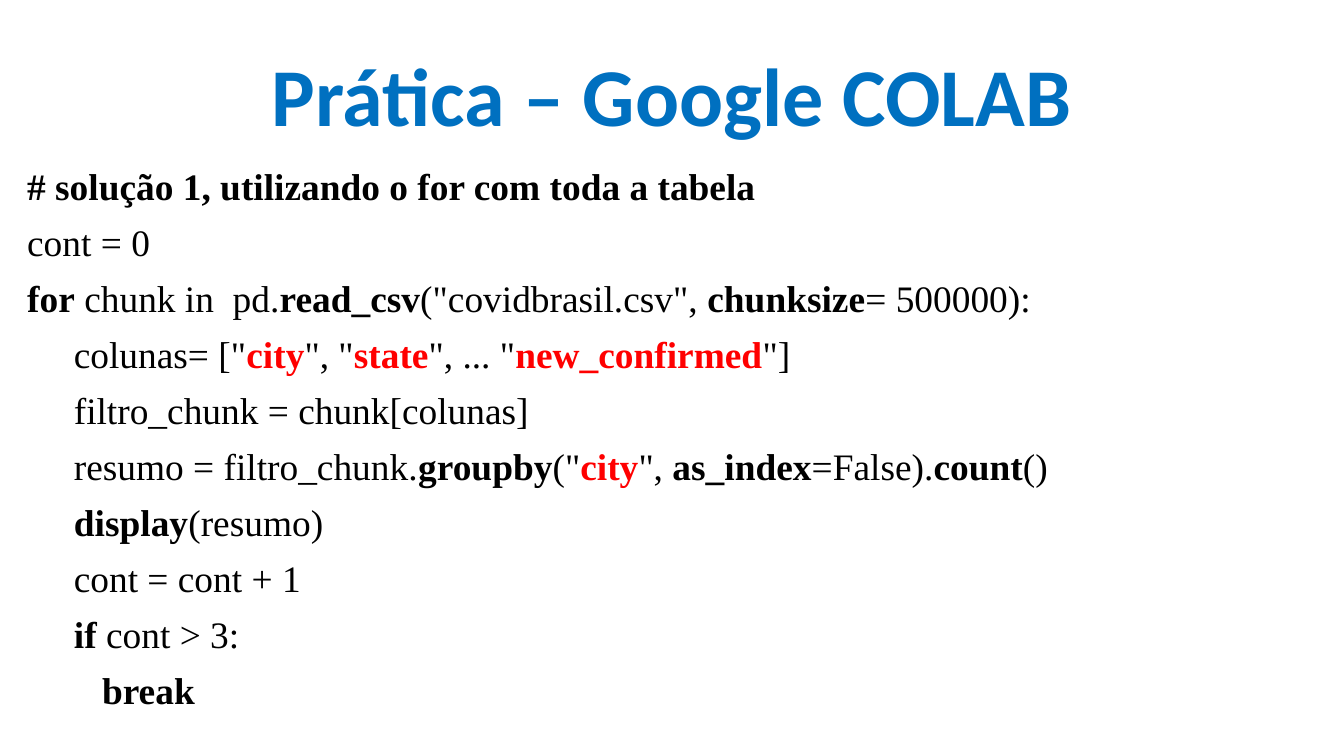
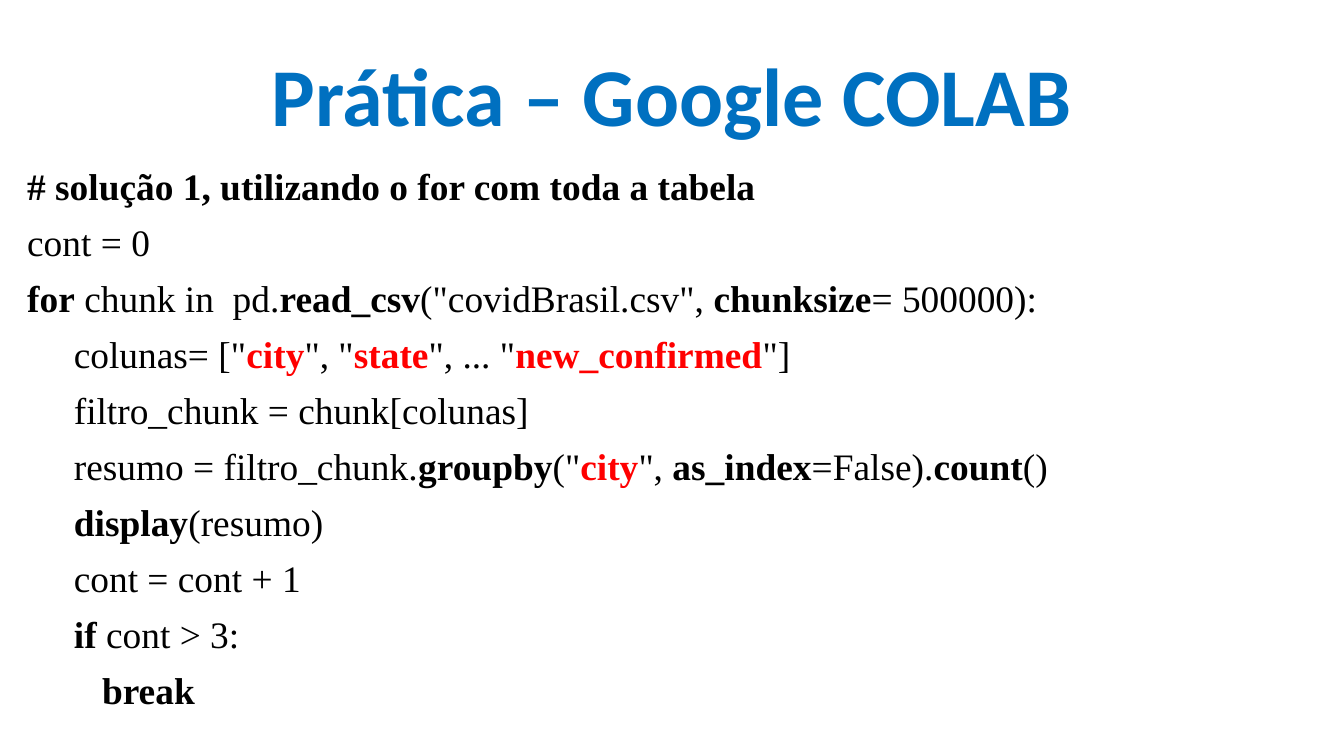
Before and after one commit to CloudEducationBrazil/WydenPythonBigData, a slide deck: slide 16 of 01 Classes/Aula 01 - Python Big Data.pptx. Drawn at 1344x756 pixels with LibreOffice and Linux fonts; fonts in the diff are those of the drawing; background and template pictures are left out. Boxes give left, top, right and bottom in pixels: in the first picture for what was removed or moved away, otherwise in the second. Text is boxed around its words. In the diff, an @@ line names an element or a change of style, - is before the commit and + after.

```diff
--- a/01 Classes/Aula 01 - Python Big Data.pptx
+++ b/01 Classes/Aula 01 - Python Big Data.pptx
@@ text at [27, 285, 1037, 319]: text changed @@
-for chunk in pd.read_csv("covidbrasil.csv", chunksize= 500000):
+for chunk in pd.read_csv("covidBrasil.csv", chunksize= 500000):
```
Also in this commit, not shown: 3 other slides changed, 6 other files.
